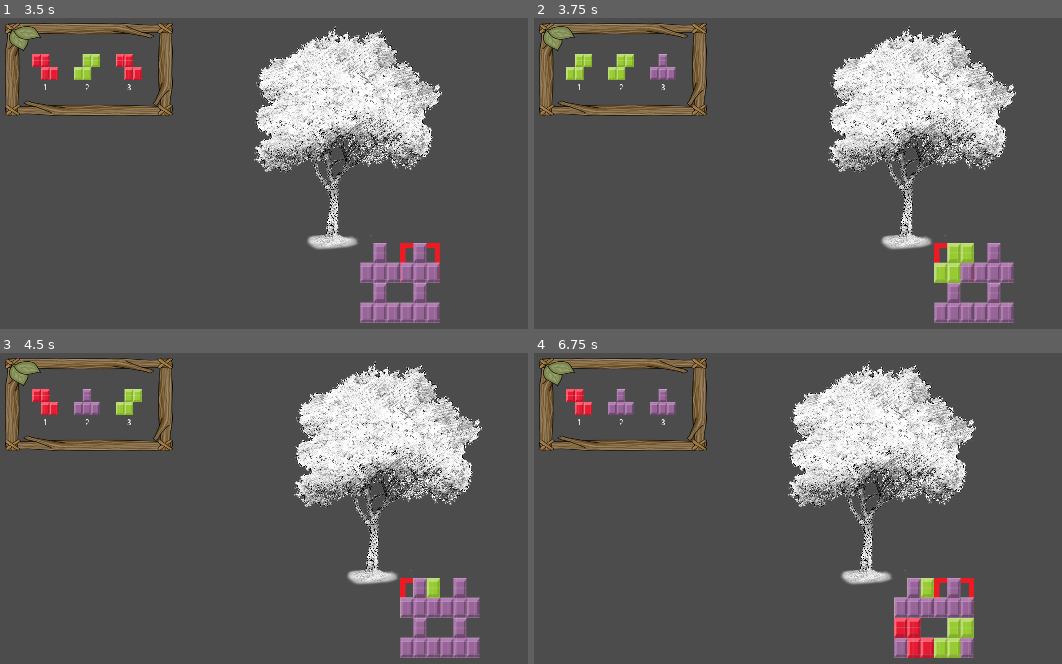
Above: before the commit, frames 1-4 (two rows, left to right).
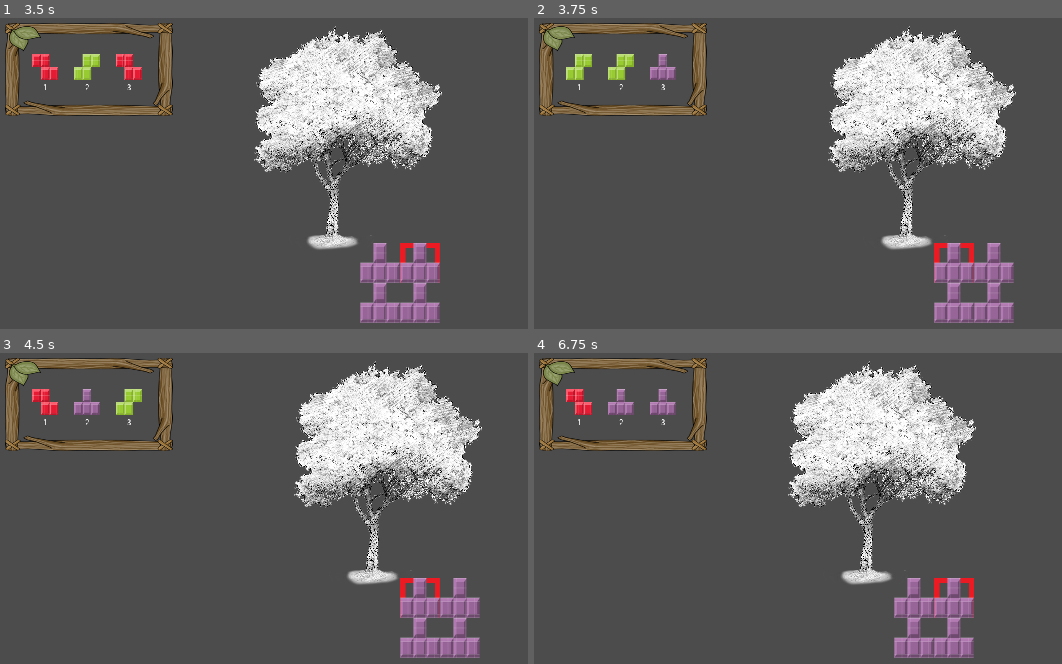
Above: after the commit, the same moments.

Repository: DEF-42/treeOfLife
Game: Godot game, scene res://Scenes/World.tscn
Same seed, same stepped clock (60 frames per second), same inputs: the game is played once before the commit and once after it.
Inputs:
- Up to frame 1 (3.5 s): tap Enter at 0.5, 2 s; hold Right (ui_right) 0.53-1.28 s; tap Keypad 1 (numpad_1) at 0.6, 2.85 s; tap Space at 1.25, 2.75 s; hold Down (ui_down) 1.28-2.03 s; tap Keypad 2 (numpad_2) at 1.35 s; hold Right (ui_right) 2.03-2.78 s; tap Keypad 3 (numpad_3) at 2.1 s; hold Up (ui_up) from 2.78 s (still down)
- Up to frame 2 (3.75 s): tap Enter at 3.5 s; release Up (ui_up) at 3.53 s; hold Left (ui_left) from 3.53 s (still down); tap Keypad 2 (numpad_2) at 3.6 s
- Up to frame 3 (4.5 s): keep holding Left (ui_left); tap Space at 4.25 s; tap Keypad 3 (numpad_3) at 4.35 s
- Up to frame 4 (6.75 s): release Left (ui_left) at 5.03 s; hold Down (ui_down) 5.03-5.78 s; tap Keypad 1 (numpad_1) at 5.1 s; hold Right (ui_right) 5.78-6.53 s; tap Keypad 2 (numpad_2) at 5.85 s; hold Up (ui_up) from 6.53 s (still down); tap Keypad 3 (numpad_3) at 6.6 s

Frame 1 is identical in both runs. In frame 2, 0.7% of the frame differs, in the area x 75-84%, y 72-86%; in frame 3, 0.2%; in frame 4, 1.6%, in the area x 68-84%, y 72-99%.

Commit message:
Check if root already in grid or not

Diff:
--- /dev/null
+++ b/Autoloads/GridBus.gd
@@ -0,0 +1,23 @@
+extends Node
+
+
+var cell_size: Vector2 = Vector2(80, 80)
+var grid: PoolVector2Array = []
+
+
+func check_free_in_grid(root_position) -> bool:
+	if grid.has(_attribute_coordinates(root_position)):
+		return false
+	else:
+		_add_to_grid(root_position)
+		return true
+
+func get_grid() -> PoolVector2Array:
+	return grid
+
+
+func _add_to_grid(root_position: Vector2):
+	grid.append(_attribute_coordinates(root_position))
+
+func _attribute_coordinates(root_position: Vector2) -> Vector2:
+	return Vector2(root_position.x / cell_size.x, root_position.y / cell_size.y)
--- a/Scenes/Underground/Grid.gd
+++ b/Scenes/Underground/Grid.gd
@@ -5,8 +5,9 @@
 	EVENTS.connect("create_root", self, "_on_create_root")
 
 
-func _on_create_root(val):
+func _on_create_root(texture: StreamTexture):
 	var sprite = Sprite.new()
-	sprite.texture = val
-	sprite.position = Vector2($GridKinematic.position.x + 40, $GridKinematic.position.y + 40)
-	add_child_below_node($".", sprite)
+	sprite.texture = texture
+	if GRID.check_free_in_grid($GridKinematic.position):
+		sprite.position = Vector2($GridKinematic.position.x + 40, $GridKinematic.position.y + 40)
+		add_child_below_node($".", sprite)
--- a/Scripts/UI/RootSelector.gd
+++ b/Scripts/UI/RootSelector.gd
@@ -24,7 +24,7 @@
 		_create_root($Root3.texture)
 
 
-func _create_root(texture):
+func _create_root(texture: StreamTexture):
 	EVENTS.emit_signal("create_root", texture)
 	_randomize_roots()
 
--- a/project.godot
+++ b/project.godot
@@ -17,6 +17,7 @@
 [autoload]
 
 EVENTS="*res://Autoloads/EventBus.gd"
+GRID="*res://Autoloads/GridBus.gd"
 
 [display]
 
